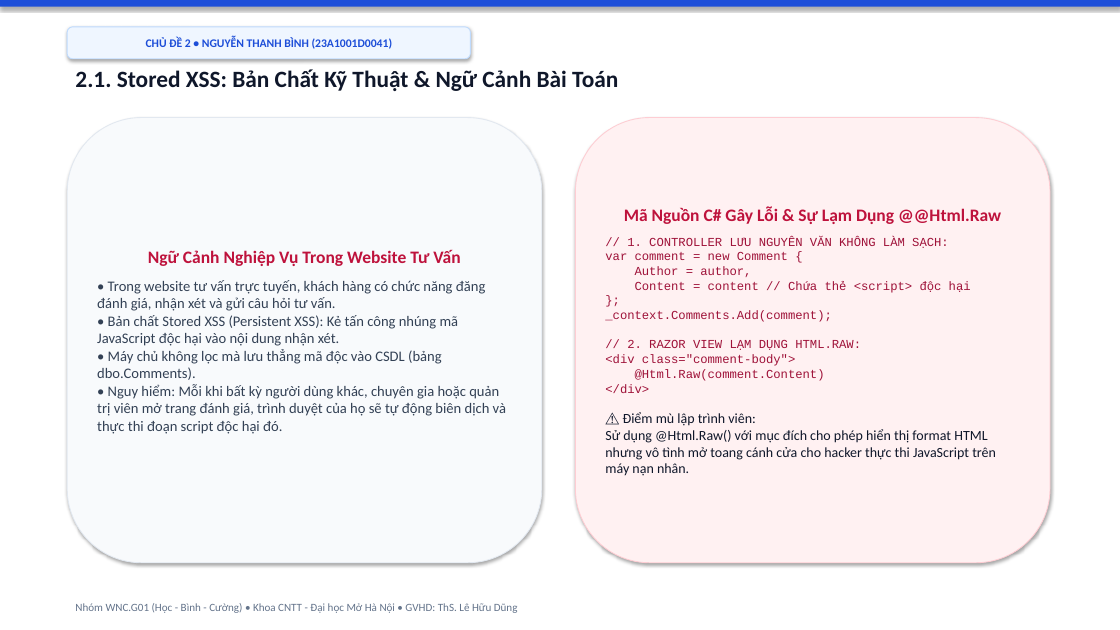
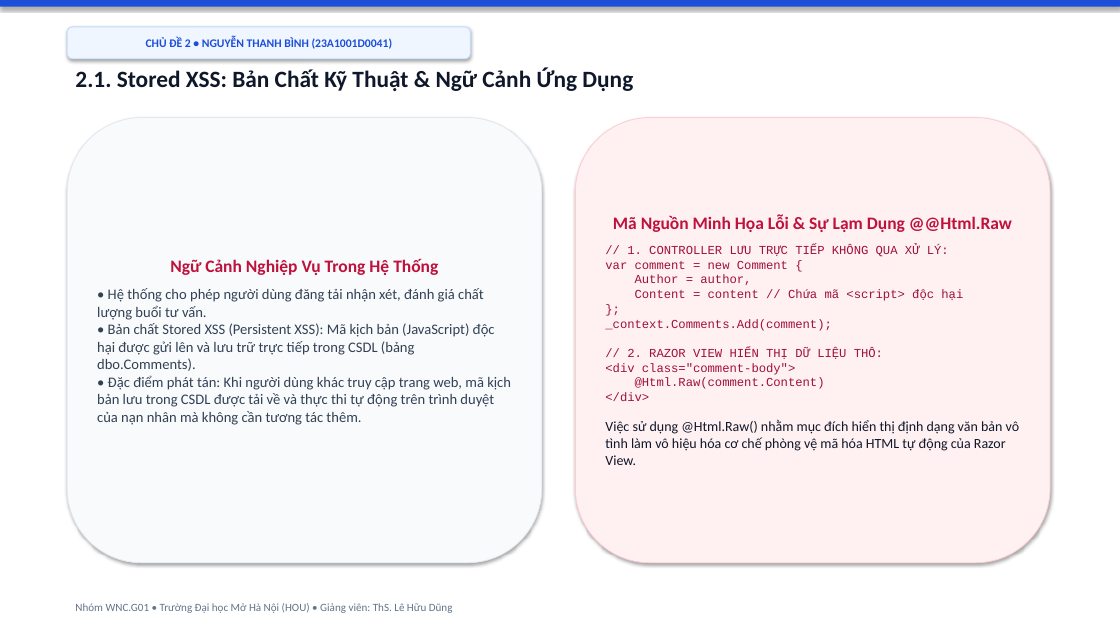
Before and after one commit to hocjsoo/OWASP_Demo, a slide deck: slide 9 of Slide_OWASP_Top3_Nhom_WNC_G01.pptx. Drawn at 1120x630 pixels with LibreOffice and Linux fonts; fonts in the diff are those of the drawing. Boxes give left, top, right and bottom in pixels: in the first picture for what was removed or moved away, otherwise in the second. Text is boxed around its words. In the diff, an @@ line names an element or a change of style, - is before the commit and + after.

```diff
--- a/Slide_OWASP_Top3_Nhom_WNC_G01.pptx
+++ b/Slide_OWASP_Top3_Nhom_WNC_G01.pptx
@@ text at [75, 68, 633, 91]: text changed @@
-2.1. Stored XSS: Bản Chất Kỹ Thuật & Ngữ Cảnh Bài Toán
+2.1. Stored XSS: Bản Chất Kỹ Thuật & Ngữ Cảnh Ứng Dụng
@@ text in rounded rectangle at [605, 215, 1020, 465]: text changed @@
-Mã Nguồn C# Gây Lỗi & Sự Lạm Dụng @@Html.Raw
-// 1. CONTROLLER LƯU NGUYÊN VĂN KHÔNG LÀM SẠCH:
-var comment = new Comment {
-Author = author,
-Content = content // Chứa thẻ <script> độc hại
-};
-_context.Comments.Add(comment);
-// 2. RAZOR VIEW LẠM DỤNG HTML.RAW:
-<div class="comment-body">
-@Html.Raw(comment.Content)
-</div>
-⚠️ Điểm mù lập trình viên:
-Sử dụng @Html.Raw() với mục đích cho phép hiển thị format HTML nhưng vô tình mở toang cánh cửa cho hacker thực thi JavaScript trên máy nạn nhân.
+Mã Nguồn Minh Họa Lỗi & Sự Lạm Dụng @@Html.Raw
+// 1. CONTROLLER LƯU TRỰC TIẾP KHÔNG QUA XỬ LÝ:
+var comment = new Comment {
+Author = author,
+Content = content // Chứa mã <script> độc hại
+};
+_context.Comments.Add(comment);
+// 2. RAZOR VIEW HIỂN THỊ DỮ LIỆU THÔ:
+<div class="comment-body">
+@Html.Raw(comment.Content)
+</div>
+Việc sử dụng @Html.Raw() nhằm mục đích hiển thị định dạng văn bản vô tình làm vô hiệu hóa cơ chế phòng vệ mã hóa HTML tự động của Razor View.
@@ text in rounded rectangle at [97, 258, 511, 425]: text changed @@
-Ngữ Cảnh Nghiệp Vụ Trong Website Tư Vấn
-• Trong website tư vấn trực tuyến, khách hàng có chức năng đăng đánh giá, nhận xét và gửi câu hỏi tư vấn.
-• Bản chất Stored XSS (Persistent XSS): Kẻ tấn công nhúng mã JavaScript độc hại vào nội dung nhận xét.
-• Máy chủ không lọc mà lưu thẳng mã độc vào CSDL (bảng dbo.Comments).
-• Nguy hiểm: Mỗi khi bất kỳ người dùng khác, chuyên gia hoặc quản trị viên mở trang đánh giá, trình duyệt của họ sẽ tự động biên dịch và thực thi đoạn script độc hại đó.
+Ngữ Cảnh Nghiệp Vụ Trong Hệ Thống
+• Hệ thống cho phép người dùng đăng tải nhận xét, đánh giá chất lượng buổi tư vấn.
+• Bản chất Stored XSS (Persistent XSS): Mã kịch bản (JavaScript) độc hại được gửi lên và lưu trữ trực tiếp trong CSDL (bảng dbo.Comments).
+• Đặc điểm phát tán: Khi người dùng khác truy cập trang web, mã kịch bản lưu trong CSDL được tải về và thực thi tự động trên trình duyệt của nạn nhân mà không cần tương tác thêm.
@@ text at [75, 603, 453, 613]: text changed @@
-Nhóm WNC.G01 (Học - Bình - Cường) • Khoa CNTT - Đại học Mở Hà Nội • GVHD: ThS. Lê Hữu Dũng
+Nhóm WNC.G01 • Trường Đại học Mở Hà Nội (HOU) • Giảng viên: ThS. Lê Hữu Dũng
```
Also in this commit, not shown: 21 other slides changed, 2 other files.
